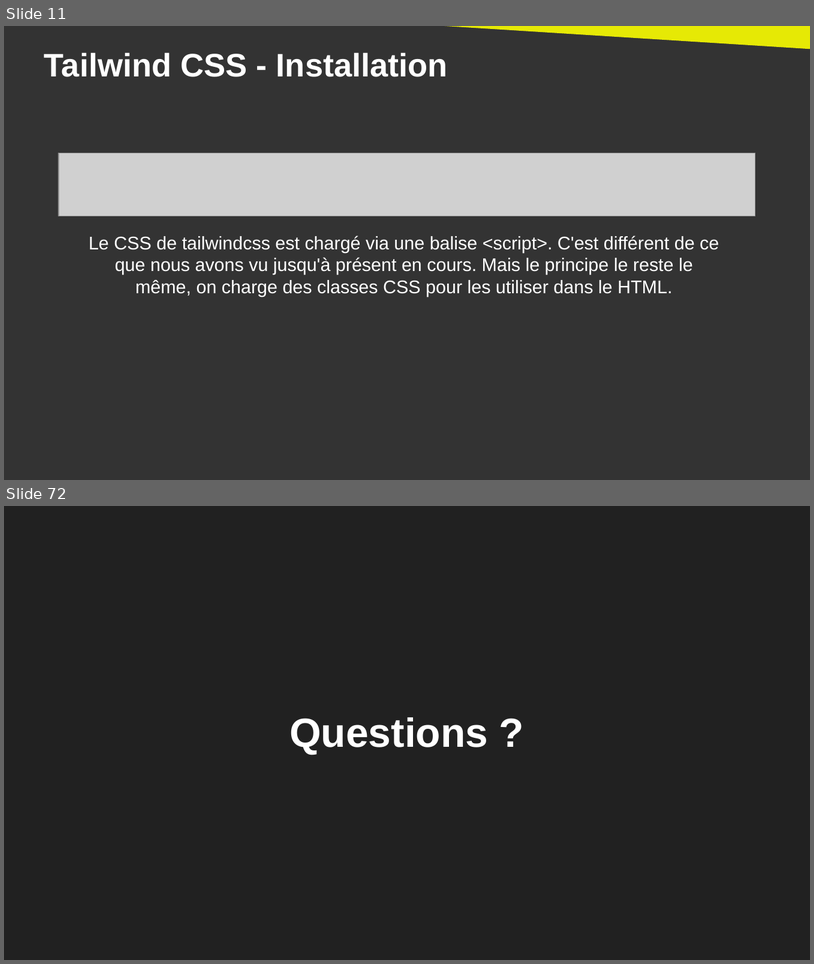
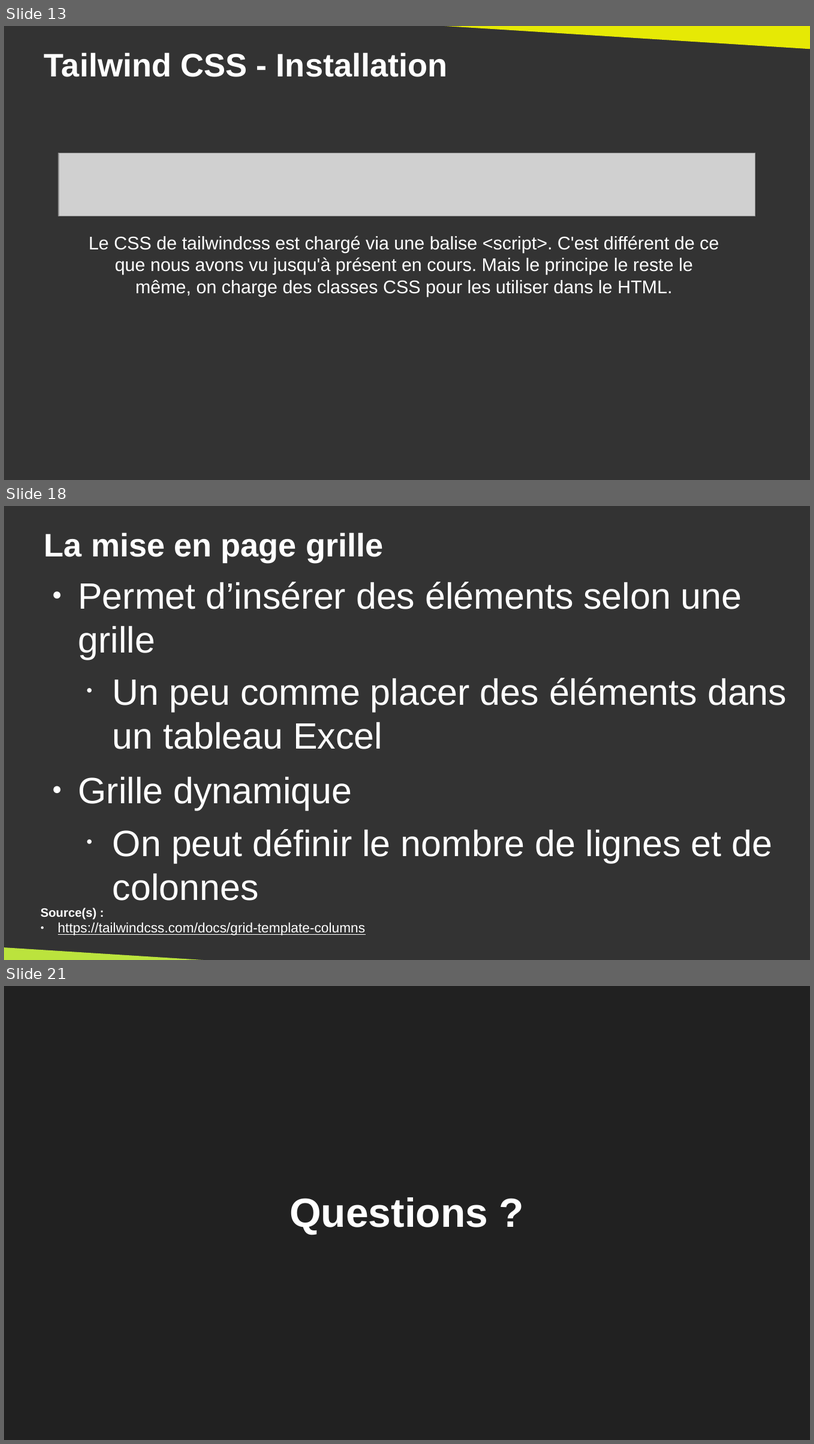
Before and after one commit to DanYellow/cours, a slide deck: integration-web-s2/travaux-pratiques/numero-5/presentation.odp. Shown one above the other, each under a label of ours: slides 11 and 72 before the commit, slides 13, 18 and 21 after it; the slides between them are not shown. The pictures are 814x964 and 814x1444 pixels, drawn with LibreOffice and Linux fonts; fonts in the diff are those of the drawing; grey boxes stand for pictures. Boxes give left, top, right and bottom in pixels: in the first picture for what was removed or moved away, otherwise in the second. Text is boxed around its words. In the diff, an @@ line names an element or a change of style, - is before the commit and + after.

Commit message:
Add TP for tailwindcss

```diff
--- a/integration-web-s2/travaux-pratiques/numero-5/presentation.odp
+++ b/integration-web-s2/travaux-pratiques/numero-5/presentation.odp
@@ slide 18 added at [4, 506, 810, 960], background #333333 @@
@@ title added at [44, 532, 383, 562], 32 pt, text #FFFFFF, bold @@
+La mise en page grille
@@ text added at [78, 582, 787, 900], 36 pt, text #FFFFFF @@
+● Permet d’insérer des éléments selon une grille
+  • Un peu comme placer des éléments dans un tableau Excel
+● Grille dynamique
+  • On peut définir le nombre de lignes et de colonnes
@@ text added at [41, 907, 366, 935], 13.4 pt, text #FFFFFF, underline @@
+Source(s) :
+● https://tailwindcss.com/docs/grid-template-columns
@@ right triangle added at [4, 940, 315, 960], fill #BBE33D @@
@@ what was slide 11 is now slide 13 @@
@@ what was slide 72 is now slide 21 @@
```
Also in this commit, not shown: 3 slides changed, 7 other slides added, 59 slides removed, 16 other files.
